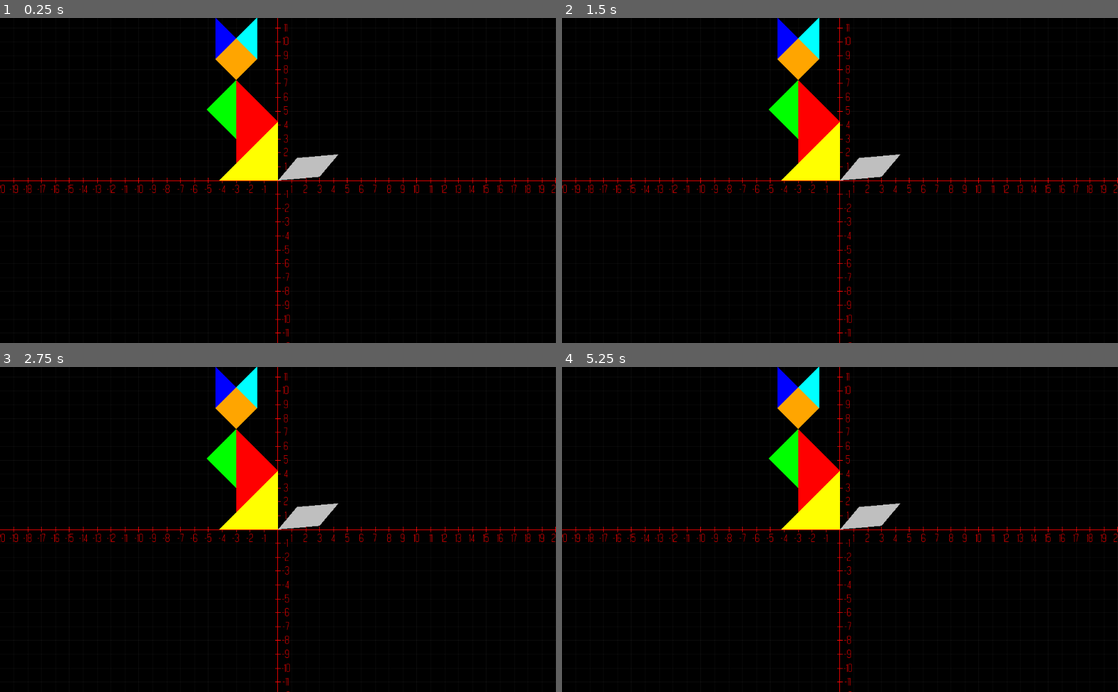
Above: before the commit, frames 1-4 (two rows, left to right).
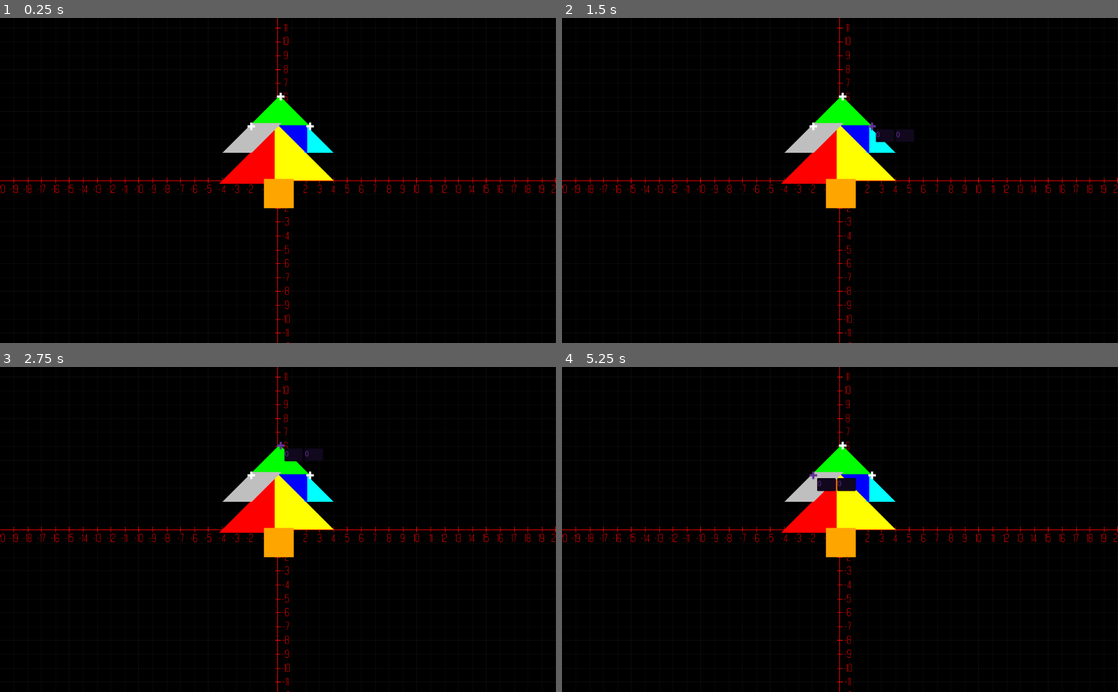
Above: after the commit, the same moments.

Repository: ikicapitan/ProyMat2018-Godot-
Game: Godot game, scene res://Scenes/main.tscn
Same seed, same stepped clock (60 frames per second), same inputs: the game is played once before the commit and once after it.
Inputs (mouse positions are in pixels of both pictures, inside the frame that each line leads up to):
- Up to frame 1 (0.25 s): no input
- Up to frame 2 (1.5 s): click (812, 125) at 0.52 s; click (873, 125) at 1.27 s
- Up to frame 3 (2.75 s): click (278, 445) at 2.02 s
- Up to frame 4 (5.25 s): click (812, 474) at 2.77 s; click (873, 474) at 3.52 s; click (840, 445) at 4.27 s; click (812, 474) at 5.02 s

The runs differ from the first frame. In frame 1, 5.8% of the frame differs, in the area x 37-61%, y 0-59%; in frame 2, 6.0%, in the area x 37-64%, y 0-59%; in frame 3, 5.9%; in frame 4, 5.8%.

Commit message:
Upd2

Diff:
--- a/Scenes/Tangrama.tscn
+++ b/Scenes/Tangrama.tscn
@@ -7,3 +7,4 @@
 ]]
 
 script = ExtResource( 1 )
+v_offset = Vector2( -5, -5 )
--- a/Scenes/main.gd
+++ b/Scenes/main.gd
@@ -7,6 +7,7 @@
 export (PackedScene) var casita
 export (PackedScene) var cisne
 export (PackedScene) var arbol
+export (PackedScene) var select
 
 func _ready():
 	pass
--- a/Scenes/main.tscn
+++ b/Scenes/main.tscn
@@ -8,9 +8,10 @@
 [ext_resource path="res://Scenes/Casita.tscn" type="PackedScene" id=6]
 [ext_resource path="res://Scenes/Cisne.tscn" type="PackedScene" id=7]
 [ext_resource path="res://Scenes/Arbol.tscn" type="PackedScene" id=8]
-[ext_resource path="res://Scenes/nivel.gd" type="Script" id=9]
+[ext_resource path="res://Scenes/slct.tscn" type="PackedScene" id=9]
+[ext_resource path="res://Scenes/nivel.gd" type="Script" id=10]
 
-[node name="main" type="Node" index="0" groups=[
+[node name="main" type="Node" groups=[
 "main",
 ]]
 
@@ -22,6 +23,7 @@
 casita = ExtResource( 6 )
 cisne = ExtResource( 7 )
 arbol = ExtResource( 8 )
+select = ExtResource( 9 )
 
 [node name="cam" type="Camera2D" parent="." index="0"]
 
--- a/Scenes/nivel.gd
+++ b/Scenes/nivel.gd
@@ -59,5 +59,5 @@
 	add_child(newTangram)
 
 func cargar_pieza():
-	var newTangram = get_tree().get_nodes_in_group("main")[0].gato.instance()
+	var newTangram = get_tree().get_nodes_in_group("main")[0].arbol.instance()
 	get_tree().get_nodes_in_group("tangram")[0].add_child(newTangram)
--- /dev/null
+++ b/Scenes/slct.gd
@@ -0,0 +1,15 @@
+extends TextureButton
+
+
+func _ready():
+	pass
+
+
+
+func _on_slct_button_up(): #Si clickeo
+	modulate = Color(0.4, 0.2, 0.6, 1) #Cambio de color
+	get_node("Ejes").visible = true #Hago visible edicion de ejes
+	for p in get_tree().get_nodes_in_group("slct"): #Recorro todos los vertices seleccionables
+		if(p != self): #Si el vertice es justo el clickeado (o sea el actual)
+			p.modulate = Color(1.0, 1.0, 1.0, 1) #Cambio a blanco
+			p.get_node("Ejes").visible = false #Hago visible edicion de ejes
--- /dev/null
+++ b/Scenes/slct.tscn
@@ -0,0 +1,107 @@
+[gd_scene load_steps=3 format=2]
+
+[ext_resource path="res://Sprites/seleccion.png" type="Texture" id=1]
+[ext_resource path="res://Scenes/slct.gd" type="Script" id=2]
+
+[node name="slct" type="TextureButton" index="0" groups=[
+"slct",
+]]
+
+anchor_left = 0.0
+anchor_top = 0.0
+anchor_right = 0.0
+anchor_bottom = 0.0
+margin_right = 14.0
+margin_bottom = 14.0
+rect_pivot_offset = Vector2( 0, 0 )
+rect_clip_content = false
+focus_mode = 2
+mouse_filter = 0
+mouse_default_cursor_shape = 0
+size_flags_horizontal = 1
+size_flags_vertical = 1
+toggle_mode = false
+enabled_focus_mode = 2
+shortcut = null
+group = null
+texture_normal = ExtResource( 1 )
+expand = true
+script = ExtResource( 2 )
+_sections_unfolded = [ "Textures" ]
+
+[node name="Ejes" type="Node2D" parent="." index="0"]
+
+visible = false
+_sections_unfolded = [ "Visibility" ]
+
+[node name="X" type="TextEdit" parent="Ejes" index="0"]
+
+anchor_left = 0.0
+anchor_top = 0.0
+anchor_right = 0.0
+anchor_bottom = 0.0
+margin_left = 14.0
+margin_top = 12.0
+margin_right = 48.0
+margin_bottom = 36.0
+rect_pivot_offset = Vector2( 0, 0 )
+rect_clip_content = false
+focus_mode = 2
+mouse_filter = 0
+mouse_default_cursor_shape = 0
+size_flags_horizontal = 1
+size_flags_vertical = 1
+text = "0"
+readonly = false
+highlight_current_line = false
+syntax_highlighting = false
+show_line_numbers = false
+highlight_all_occurrences = false
+override_selected_font_color = false
+context_menu_enabled = false
+smooth_scrolling = false
+v_scroll_speed = 80.0
+hiding_enabled = 0
+wrap_lines = false
+caret_block_mode = false
+caret_blink = false
+caret_blink_speed = 0.65
+caret_moving_by_right_click = true
+_sections_unfolded = [ "Visibility" ]
+
+[node name="Y" type="TextEdit" parent="Ejes" index="1"]
+
+anchor_left = 0.0
+anchor_top = 0.0
+anchor_right = 0.0
+anchor_bottom = 0.0
+margin_left = 51.0
+margin_top = 12.0
+margin_right = 85.0
+margin_bottom = 36.0
+rect_pivot_offset = Vector2( 0, 0 )
+rect_clip_content = false
+focus_mode = 2
+mouse_filter = 0
+mouse_default_cursor_shape = 0
+size_flags_horizontal = 1
+size_flags_vertical = 1
+text = "0"
+readonly = false
+highlight_current_line = false
+syntax_highlighting = false
+show_line_numbers = false
+highlight_all_occurrences = false
+override_selected_font_color = false
+context_menu_enabled = false
+smooth_scrolling = false
+v_scroll_speed = 80.0
+hiding_enabled = 0
+wrap_lines = false
+caret_block_mode = false
+caret_blink = false
+caret_blink_speed = 0.65
+caret_moving_by_right_click = true
+_sections_unfolded = [ "Visibility" ]
+
+[connection signal="button_up" from="." to="." method="_on_slct_button_up"]
--- a/Scripts/Tangrama2.gd
+++ b/Scripts/Tangrama2.gd
@@ -11,7 +11,7 @@
 
 #Por Iki
 var offset
-
+export (Vector2) var v_offset
 var piezas = [pieza.new(), pieza.new(), pieza.new(), pieza.new(), pieza.new(), pieza.new(), pieza.new()] #1 y 2 (TRI3), 3 (TRI2), 4 y 5 (TRI1), 6 QUAD, 7 RECT
 var modificador = 1
 
@@ -86,6 +86,14 @@
 		piezas[index].vertices.append(Vector2(dim/2 * offset.x * modificador, dim/2 * -offset.x).rotated(radianes)+ piezas[index].pos_ini)
 		draw_polygon(piezas[index].vertices, PoolColorArray([color]))
 
+	if(index == 2): #Si es el triangulo mediano le genero vertices seleccionables
+		for v in piezas[index].vertices:
+			var newPoint = get_tree().get_nodes_in_group("main")[0].select.instance()
+			add_child(newPoint)
+			newPoint.rect_position = v + v_offset
+
+
+
 #Sub Funciones
 
 func tri1V(): #Dibuja un triangulo pequeño
Not shown: 2 places in Scenes/main.tscn that only renumber resources
Binary file added: Sprites/seleccion.png
Not shown, added: Sprites/seleccion.png.import
Binary file added: Sprites/seleccion2.png
Not shown, added: Sprites/seleccion2.png.import
